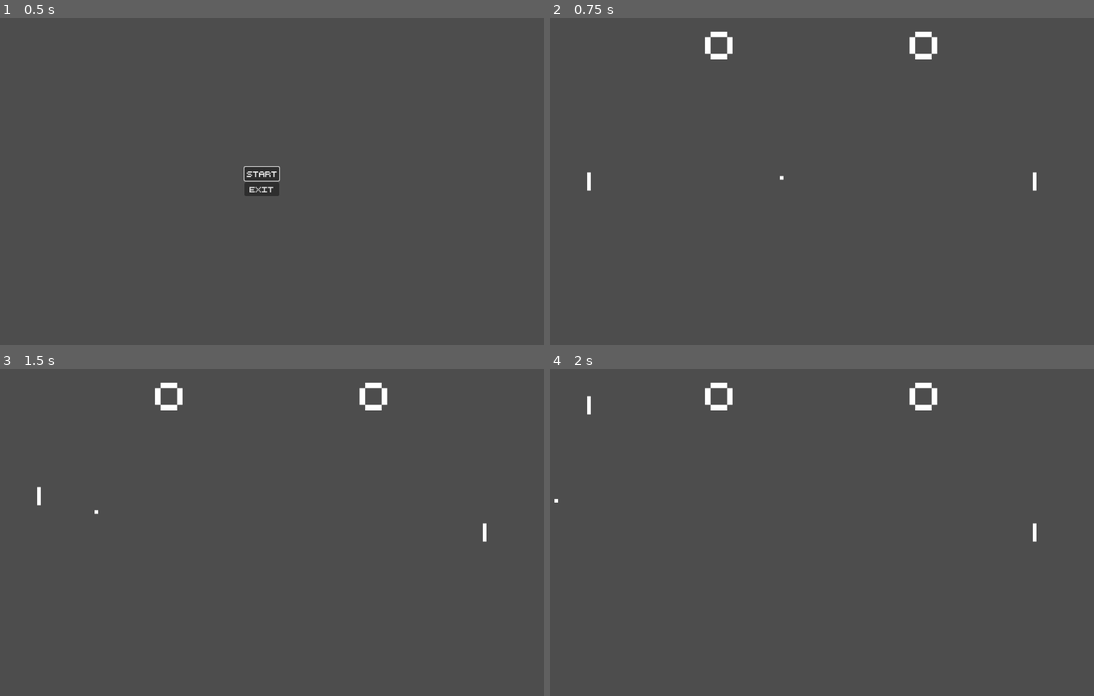
Above: before the commit, frames 1-4 (two rows, left to right).
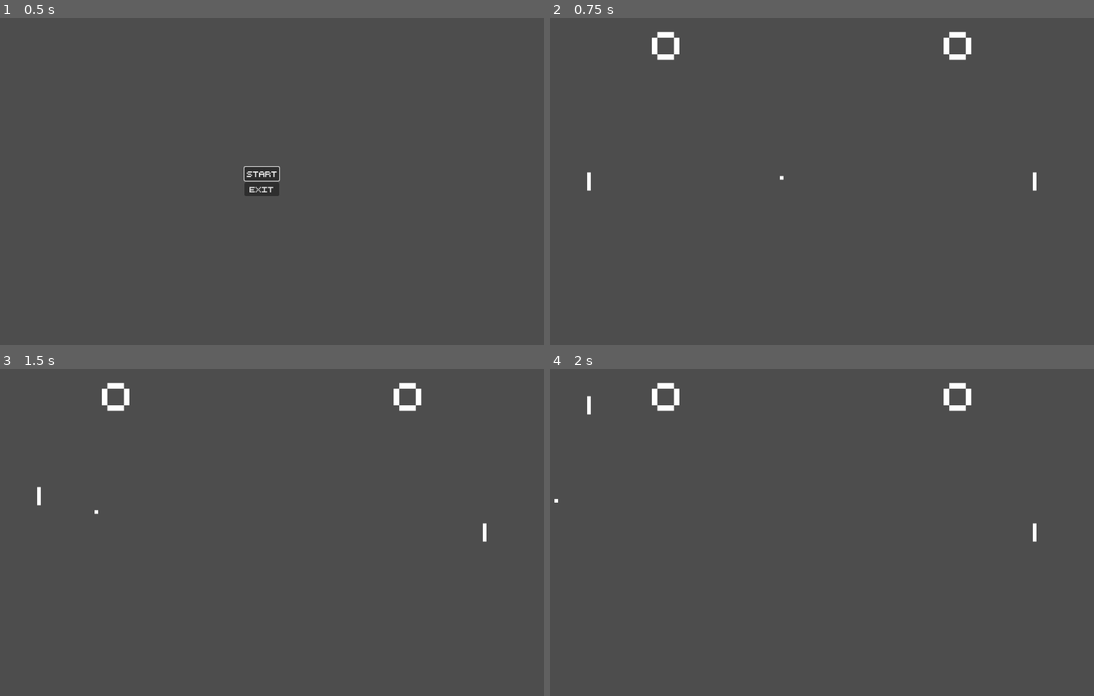
Above: after the commit, the same moments.

Repository: Alexander-Jordan/pong-godot
Game: Godot game, scene res://Scenes/Levels/menu.tscn
Two runs of this game, one before a commit and one after it. Both use one fixed random seed, a clock stepped at 60 frames per second and the inputs below.
Inputs:
- Up to frame 1 (0.5 s): no input
- Up to frame 2 (0.75 s): click "Start" at 0.5 s
- Up to frame 3 (1.5 s): tap Enter (ui_accept) at 1.25 s; hold W (up) from 1.28 s (still down)
- Up to frame 4 (2 s): keep holding W (up); tap Enter (ui_accept) at 1.52 s

Frame 1 is identical in both runs. In frame 2, 0.9% of the frame differs, in the area x 18-78%, y 4-13%; in frame 3, 0.9%; in frame 4, 0.9%.

Commit message:
Clean up GameUI

Diff:
--- a/Scenes/Levels/main.tscn
+++ b/Scenes/Levels/main.tscn
@@ -47,63 +47,55 @@
 offset_bottom = 720.0
 script = ExtResource("4_mg2a2")
 
-[node name="PlayerOneScore" type="Label" parent="GameUI"]
+[node name="Score" type="HBoxContainer" parent="GameUI"]
+layout_mode = 1
+anchors_preset = 10
+anchor_right = 1.0
+offset_bottom = 113.0
+grow_horizontal = 2
+
+[node name="PlayerOne" type="Label" parent="GameUI/Score"]
 layout_mode = 2
-offset_left = 400.0
-offset_right = 414.0
-offset_bottom = 25.0
-size_flags_horizontal = 4
+size_flags_horizontal = 6
+theme_override_fonts/font = ExtResource("4_uptps")
+theme_override_font_sizes/font_size = 84
+text = "0"
+horizontal_alignment = 1
+
+[node name="PlayerTwo" type="Label" parent="GameUI/Score"]
+layout_mode = 2
+size_flags_horizontal = 6
 theme_override_fonts/font = ExtResource("4_uptps")
 theme_override_font_sizes/font_size = 84
 text = "0"
 
-[node name="PlayerTwoScore" type="Label" parent="GameUI"]
-layout_mode = 2
-offset_left = 850.0
-offset_right = 864.0
-offset_bottom = 25.0
-theme_override_fonts/font = ExtResource("4_uptps")
-theme_override_font_sizes/font_size = 84
-text = "0"
-
-[node name="GameOver" type="Control" parent="GameUI"]
+[node name="GameOver" type="VBoxContainer" parent="GameUI"]
 visible = false
 layout_mode = 1
-anchors_preset = 15
-anchor_right = 1.0
-anchor_bottom = 1.0
+anchors_preset = 8
+anchor_left = 0.5
+anchor_top = 0.5
+anchor_right = 0.5
+anchor_bottom = 0.5
+offset_left = -153.0
+offset_top = -36.0
+offset_right = 153.0
+offset_bottom = 36.0
 grow_horizontal = 2
 grow_vertical = 2
 
-[node name="PressAnyKeyToContinue" type="Label" parent="GameUI/GameOver"]
-layout_mode = 1
-anchors_preset = 7
-anchor_left = 0.5
-anchor_top = 1.0
-anchor_right = 0.5
-anchor_bottom = 1.0
-offset_left = -143.5
-offset_top = -119.29
-offset_right = 143.501
-offset_bottom = -94.29
-grow_horizontal = 2
-grow_vertical = 0
-theme_override_fonts/font = ExtResource("4_uptps")
-text = "Press any key to continue"
-
-[node name="Label" type="Label" parent="GameUI/GameOver"]
-layout_mode = 1
-anchors_preset = 5
-anchor_left = 0.5
-anchor_right = 0.5
-offset_left = -57.0
-offset_top = 50.0
-offset_right = 57.0
-offset_bottom = 75.0
-grow_horizontal = 2
+[node name="Title" type="Label" parent="GameUI/GameOver"]
+layout_mode = 2
+size_flags_horizontal = 4
 theme_override_fonts/font = ExtResource("4_uptps")
 theme_override_font_sizes/font_size = 30
 text = "Game over"
+
+[node name="Subtitle" type="Label" parent="GameUI/GameOver"]
+layout_mode = 2
+size_flags_horizontal = 4
+theme_override_fonts/font = ExtResource("4_uptps")
+text = "Press ENTER to continue"
 
 [node name="PauseMenu" type="Control" parent="."]
 process_mode = 2
--- a/Scripts/game_ui.gd
+++ b/Scripts/game_ui.gd
@@ -1,16 +1,16 @@
 extends Control
 
 func _on_game_manager_game_reset():
-	$PlayerOneScore.text = "0"
-	$PlayerTwoScore.text = "0"
+	$Score/PlayerOne.text = "0"
+	$Score/PlayerTwo.text = "0"
 	$GameOver.visible = false
 
 
 func _on_game_manager_point_change(target:String, new_total_points:int):
 	if target == "player_one":
-		$PlayerOneScore.text = str(new_total_points)
+		$Score/PlayerOne.text = str(new_total_points)
 	elif target == "player_two":
-		$PlayerTwoScore.text = str(new_total_points)
+		$Score/PlayerTwo.text = str(new_total_points)
 
 
 func _on_game_manager_game_over():
